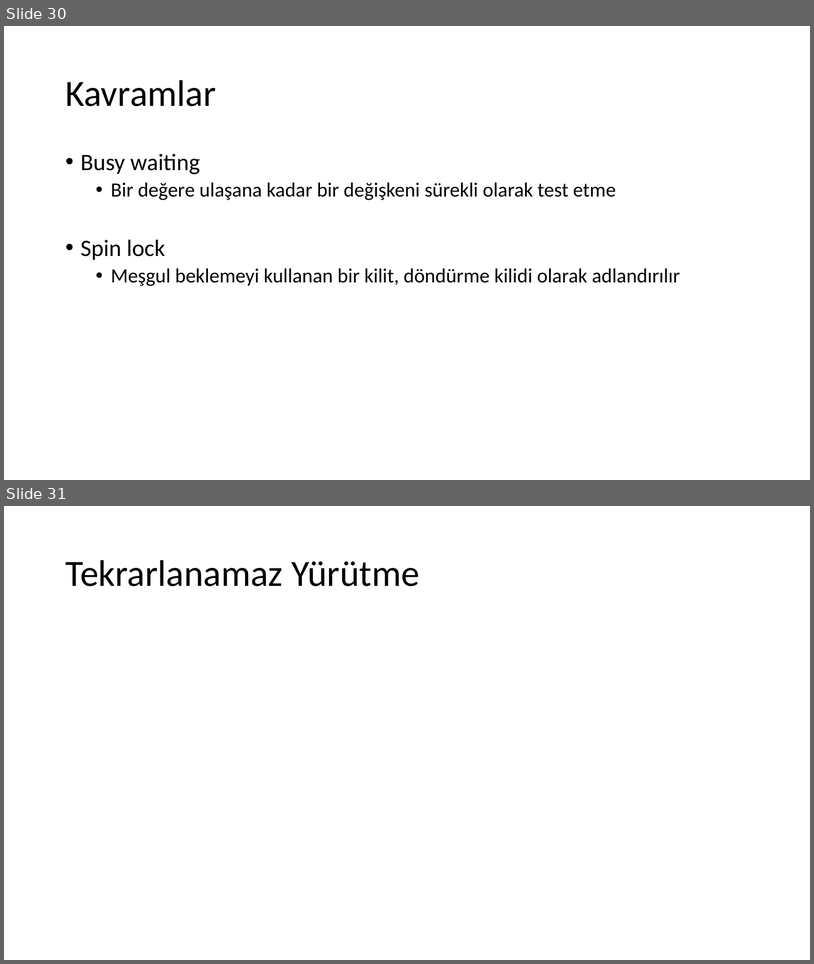
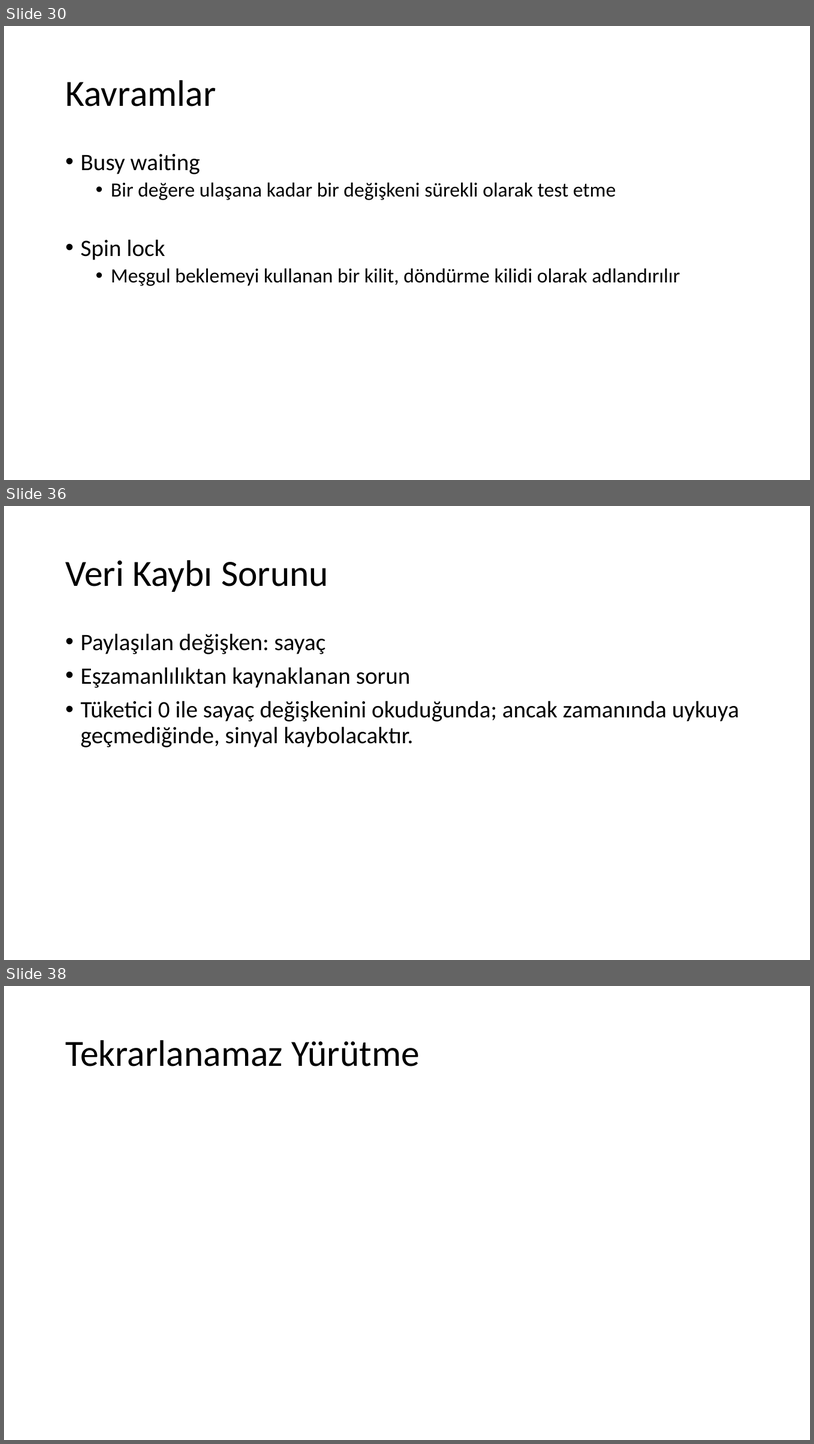
Before and after one commit to sercankulcu/sercankulcu.github.io, a slide deck: assets/teaching/os/2_Bolum_2_Surecler.pptx. Shown one above the other, each under a label of ours: slides 30 and 31 before the commit, slides 30, 36 and 38 after it; the slides between them are not shown. The pictures are 814x964 and 814x1444 pixels, drawn with LibreOffice and Linux fonts; fonts in the diff are those of the drawing. Boxes give left, top, right and bottom in pixels: in the first picture for what was removed or moved away, otherwise in the second. Text is boxed around its words. In the diff, an @@ line names an element or a change of style, - is before the commit and + after.

```diff
--- a/assets/teaching/os/2_Bolum_2_Surecler.pptx
+++ b/assets/teaching/os/2_Bolum_2_Surecler.pptx
@@ slide 36 added at (4,506,810,960), background #FFFFFF @@
@@ title added at (65,560,329,592), 44 pt, text #000000 @@
+Veri Kaybı Sorunu
@@ text added at (81,633,740,747), 28 pt, text #000000 @@
+• Paylaşılan değişken: sayaç
+• Eşzamanlılıktan kaynaklanan sorun
+• Tüketici 0 ile sayaç değişkenini okuduğunda; ancak zamanında uykuya geçmediğinde, sinyal kaybolacaktır.
@@ what was slide 31 is now slide 38 @@
```
Also in this commit, not shown: 6 other slides added, 1 other file.
